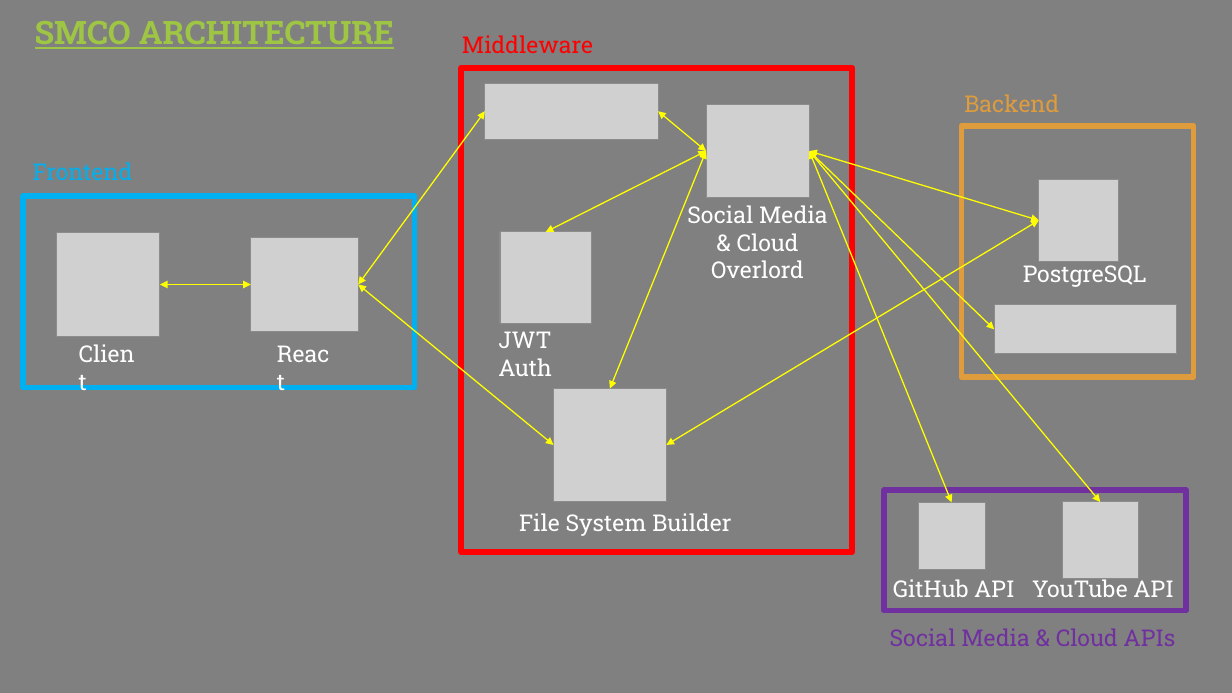
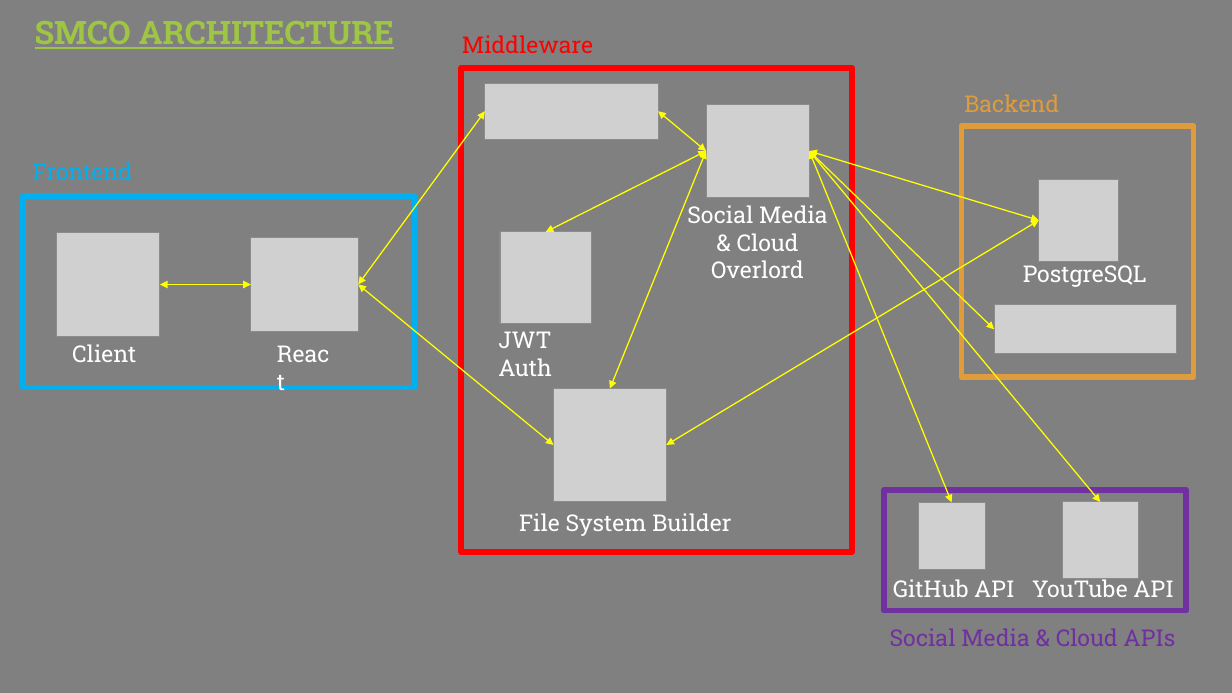
Before and after one commit to YEOWEIHNGWHYELAB/DistributedCloudStorage, a slide deck: slide 1 of dcsdocs/smco/smco.pptx. Drawn at 1232x693 pixels with LibreOffice and Linux fonts; fonts in the diff are those of the drawing; grey boxes stand for pictures. Boxes give left, top, right and bottom in pixels: in the first picture for what was removed or moved away, otherwise in the second. Text is boxed around its words. In the diff, an @@ line names an element or a change of style, - is before the commit and + after.

Commit message:
smco digramming fixed

```diff
--- a/dcsdocs/smco/smco.pptx
+++ b/dcsdocs/smco/smco.pptx
@@ text "Client" rewrapped from (69, 335, 147, 373) to (72, 344, 136, 362) @@
```
Also in this commit, not shown: 1 other file.
